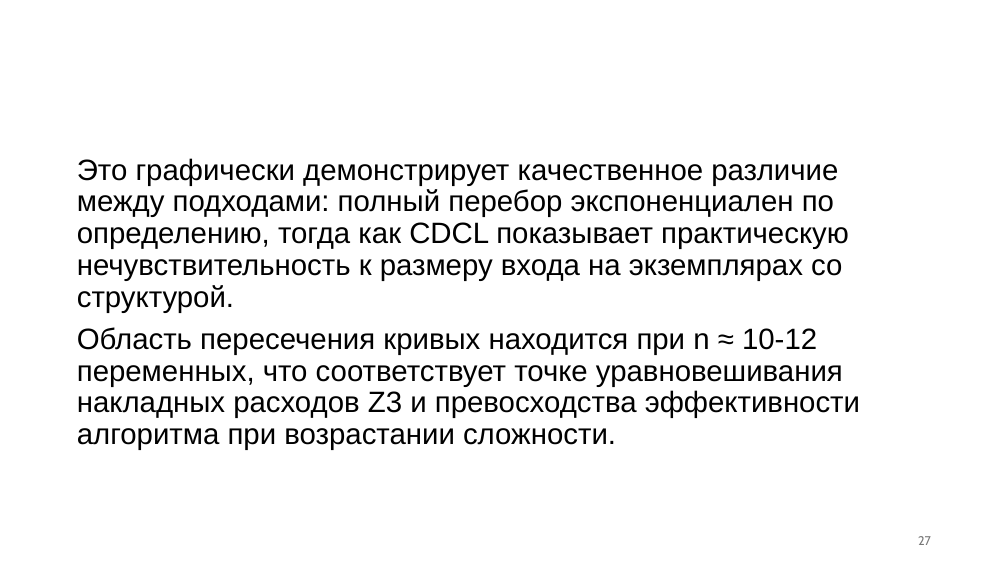
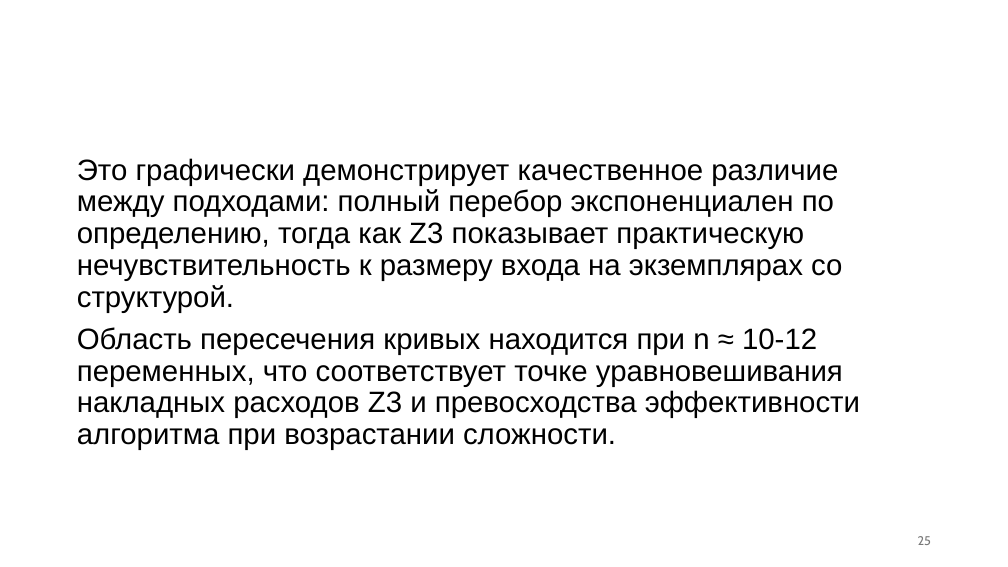
Before and after one commit to PlatonBarchenkov/SAT_Solver, a slide deck: slide 25 of SAT-решатели (презентация).pptx (slide 27 before the commit). Drawn at 1008x567 pixels with LibreOffice and Linux fonts; fonts in the diff are those of the drawing; background and template pictures are left out. Boxes give left, top, right and bottom in pixels: in the first picture for what was removed or moved away, otherwise in the second. Text is boxed around its words. In the diff, an @@ line names an element or a change of style, - is before the commit and + after.

Commit message:
tests with DPLL & CDCL

```diff
--- a/SAT-решатели (презентация).pptx
+++ b/SAT-решатели (презентация).pptx
@@ text at bbox=[77, 158, 842, 313]: text changed @@
-Это графически демонстрирует качественное различие между подходами: полный перебор экспоненциален по определению, тогда как CDCL показывает практическую нечувствительность к размеру входа на экземплярах со структурой.
+Это графически демонстрирует качественное различие между подходами: полный перебор экспоненциален по определению, тогда как Z3 показывает практическую нечувствительность к размеру входа на экземплярах со структурой.
@@ page number at bbox=[918, 536, 931, 545]: text changed @@
-27
+25
```
Also in this commit, not shown: 5 other slides changed, 2 slides removed, 4 other files.
